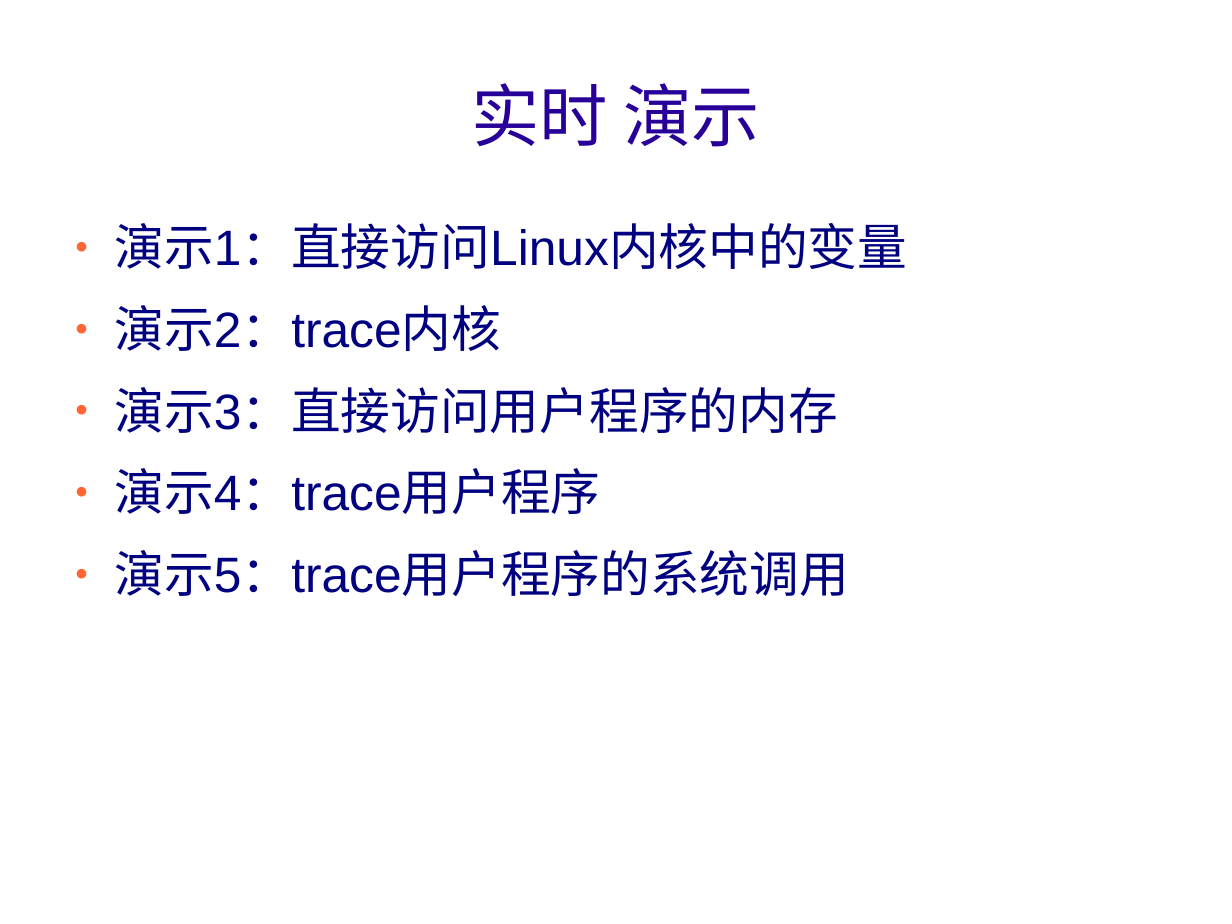
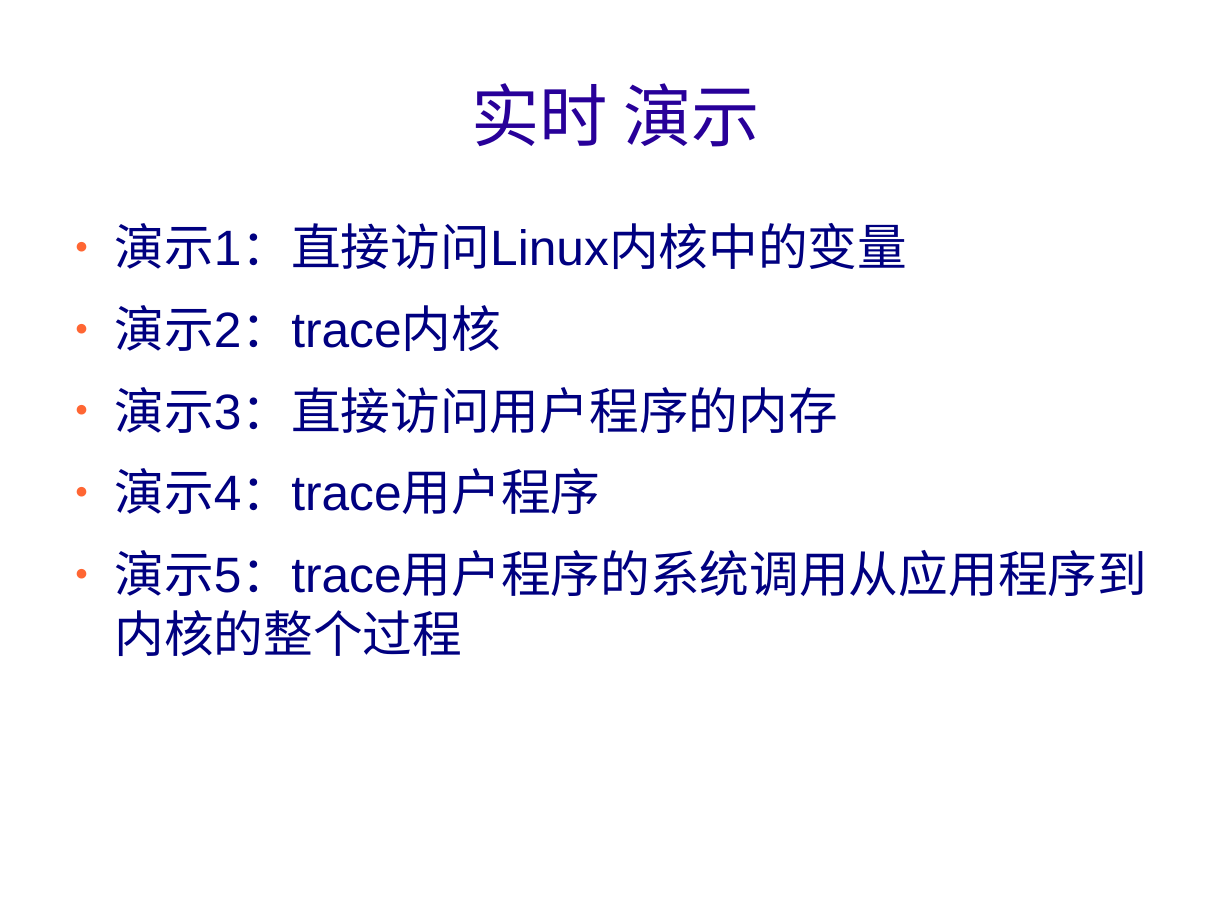
Before and after one commit to teawater/kgtp-misc, a slide deck: slide 9 of show/introduce/kgtpcn.odp. Drawn at 1232x924 pixels with LibreOffice and Linux fonts; fonts in the diff are those of the drawing; background and template pictures are left out. Boxes give left, top, right and bottom in pixels: in the first picture for what was removed or moved away, otherwise in the second. Text is boxed around its words. In the diff, an @@ line names an element or a change of style, - is before the commit and + after.

```diff
--- a/show/introduce/kgtpcn.odp
+++ b/show/introduce/kgtpcn.odp
@@ text at box(114, 550, 1147, 596): text changed @@
-● 演示5：trace用户程序的系统调用
+● 演示5：trace用户程序的系统调用从应用程序到内核的整个过程
```
Also in this commit, not shown: 2 other files.
